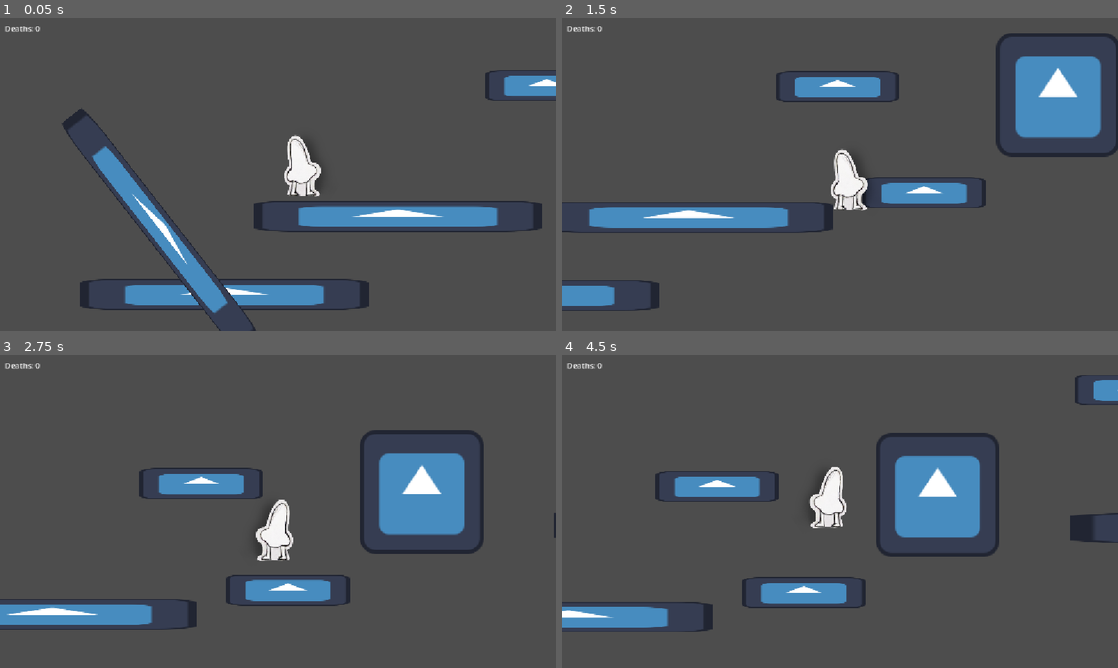
Above: before the commit, frames 1-4 (two rows, left to right).
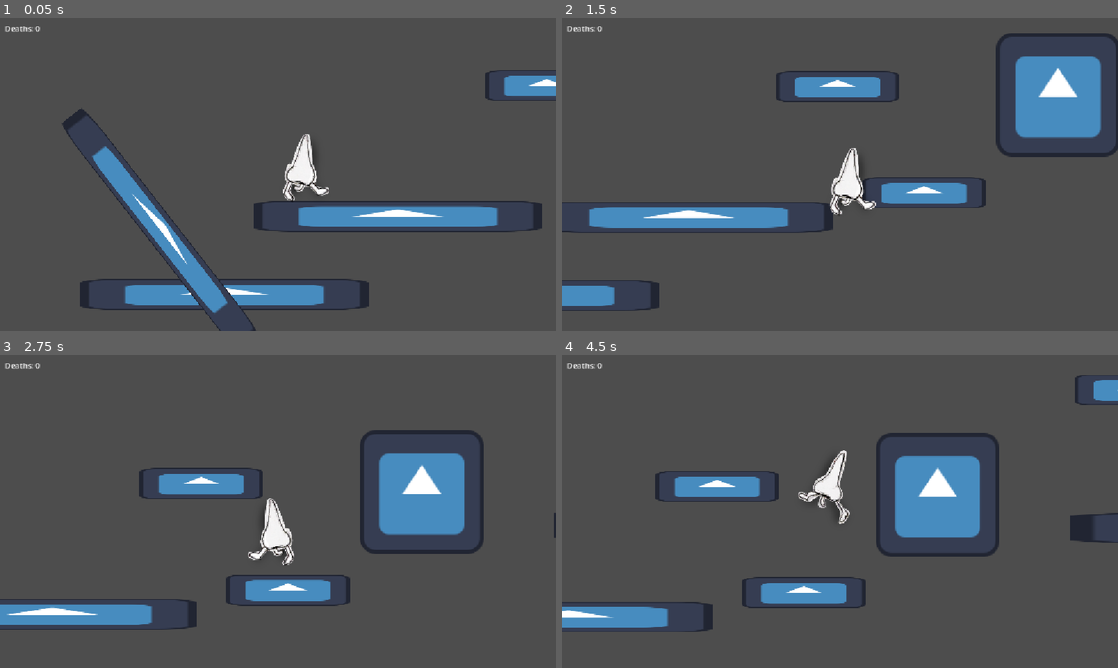
Above: after the commit, the same moments.

Repository: lmg-abe/runny-nose
Game: Godot game, scene res://main.tscn
Same seed, same stepped clock (60 frames per second), same inputs: the game is played once before the commit and once after it. The engine's default icon, where the game draws it, is replaced by a stand-in: a white triangle on a blue panel in a dark square.
Inputs:
- Up to frame 1 (0.05 s): no input
- Up to frame 2 (1.5 s): hold Space (jump) 0.53-1.28 s; hold D (move_right) from 0.53 s (still down); tap 2 (dash) at 1.35 s
- Up to frame 3 (2.75 s): tap Space (jump) at 1.52, 1.55, 1.82 s; release D (move_right) at 2.03 s; hold A (move_left) from 2.03 s (still down); hold Space (jump) from 2.03 s (still down); tap 1 (sneeze) at 2.1 s
- Up to frame 4 (4.5 s): release A (move_left) at 2.78 s; release Space (jump) at 2.78 s; hold D (move_right) 2.78-4.28 s; tap Space (jump) at 2.85, 3.02, 3.32 s; hold Space (jump) 3.53-4.28 s; tap 2 (dash) at 3.6 s; hold A (move_left) from 4.28 s (still down); tap 1 (sneeze) at 4.35 s

The runs differ from the first frame. In frame 1, 0.7% of the frame differs, in the area x 50-60%, y 37-59%; in frame 2, 0.7%; in frame 3, 0.7%; in frame 4, 0.9%, in the area x 42-52%, y 30-56%.

Commit message:
"animated" player

Diff:
--- a/player_movement.gd
+++ b/player_movement.gd
@@ -13,11 +13,34 @@
 var jumpTimer : int = -1
 @export var pushForce = 1500
 var facingDirection : int = 1
+var standAnim = load('res://runnyNoseStand.png')
+var run1Anim = load('res://runnyNoseRun1.png')
+var run2Anim = load('res://runnyNoseRun2.png')
+var jumpAnim = load('res://runnyNoseJump.png')
+var fallAnim = load('res://runnyNoseFall.png')
+var walkAnim : int = 0
 
 func _physics_process(delta: float) -> void:
 	if Input.is_action_pressed("move_left"): facingDirection = -1
 	if Input.is_action_pressed("move_right"): facingDirection = 1
 	get_node("Icon").flip_h = (facingDirection<0)
+	if is_on_floor():
+		if Input.get_axis("move_left","move_right")!=0:
+			if walkAnim<=10:
+				get_node("Icon").texture = run2Anim
+			else:
+				get_node("Icon").texture = run1Anim
+			walkAnim+=1
+			walkAnim%=20
+		else:
+			get_node("Icon").texture = standAnim
+	else:
+		walkAnim=0
+		if velocity.y < 0:
+			get_node("Icon").texture = jumpAnim
+		else:
+			get_node("Icon").texture = fallAnim
+
 	velocity.x += Input.get_axis("move_left","move_right") * playerSpeed
 	velocity.x *= friction
 	if is_on_floor() :
